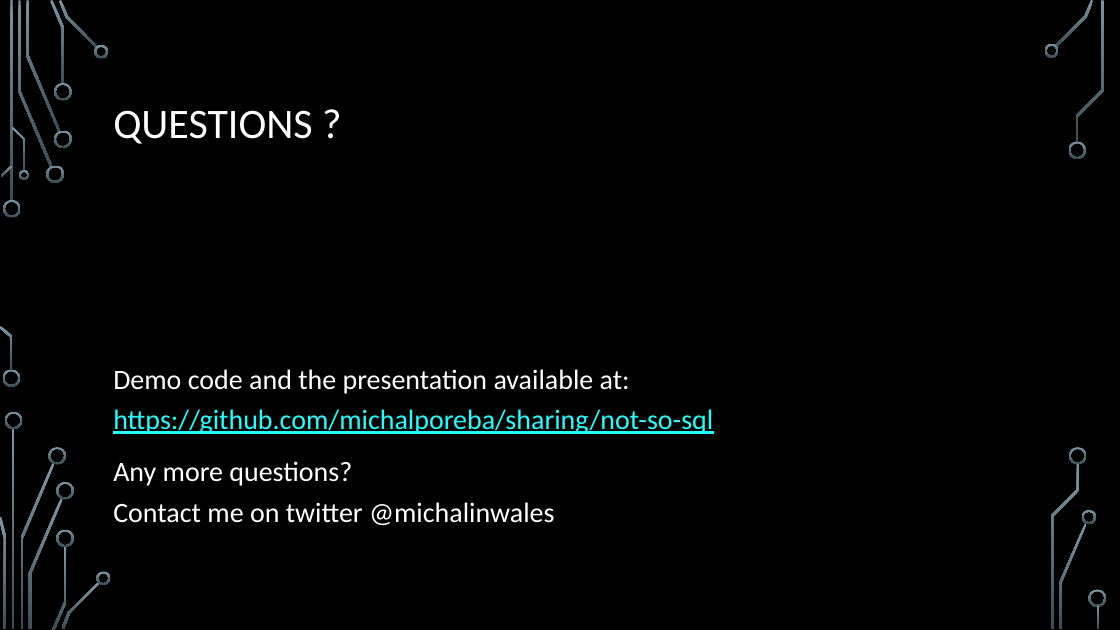
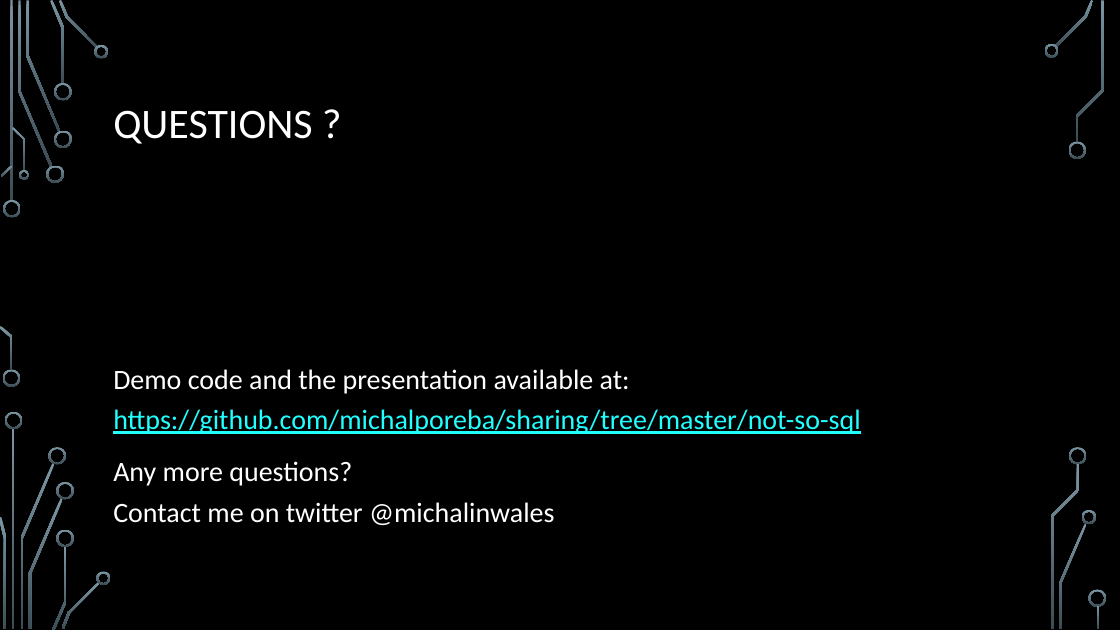
Before and after one commit to michalporeba/sharing, a slide deck: slide 16 of not-so-sql/Not So SQL Anymore v1.pptx. Drawn at 1120x630 pixels with LibreOffice and Linux fonts; fonts in the diff are those of the drawing; background and template pictures are left out. Boxes give left, top, right and bottom in pixels: in the first picture for what was removed or moved away, otherwise in the second. Text is boxed around its words. In the diff, an @@ line names an element or a change of style, - is before the commit and + after.

```diff
--- a/not-so-sql/Not So SQL Anymore v1.pptx
+++ b/not-so-sql/Not So SQL Anymore v1.pptx
@@ text at [113, 369, 860, 434]: text changed @@
-Demo code and the presentation available at:
-https://github.com/michalporeba/sharing/not-so-sql
+Demo code and the presentation available at:
+https://github.com/michalporeba/sharing/tree/master/not-so-sql
```
Also in this commit, not shown: 4 other slides changed.
